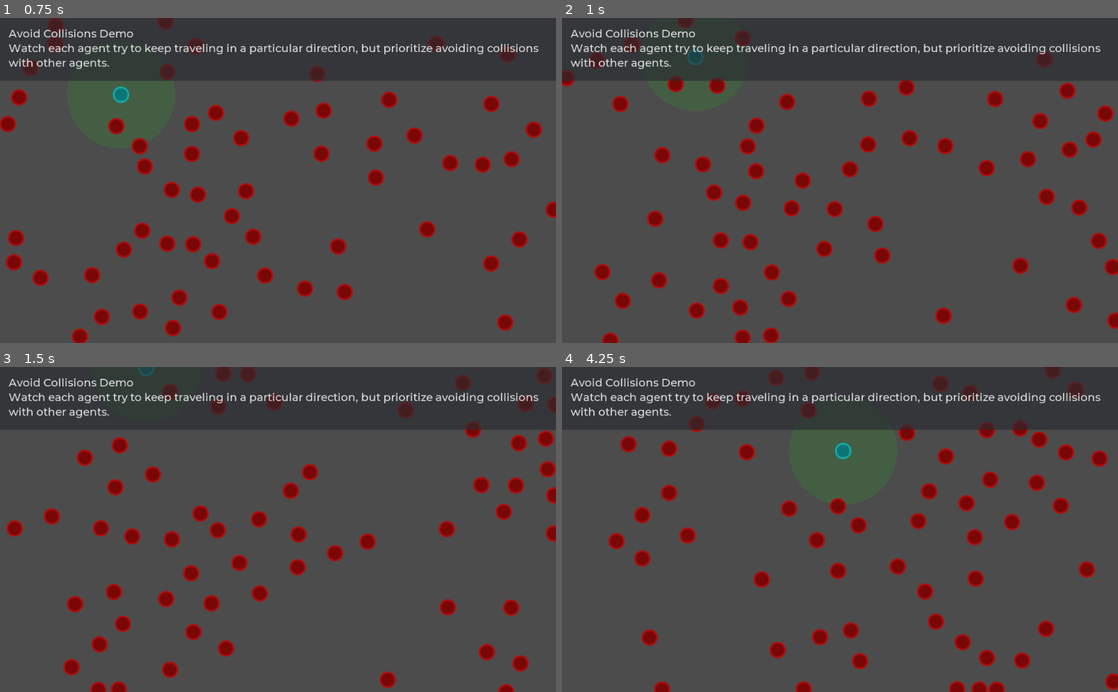
Above: before the commit, frames 1-4 (two rows, left to right).
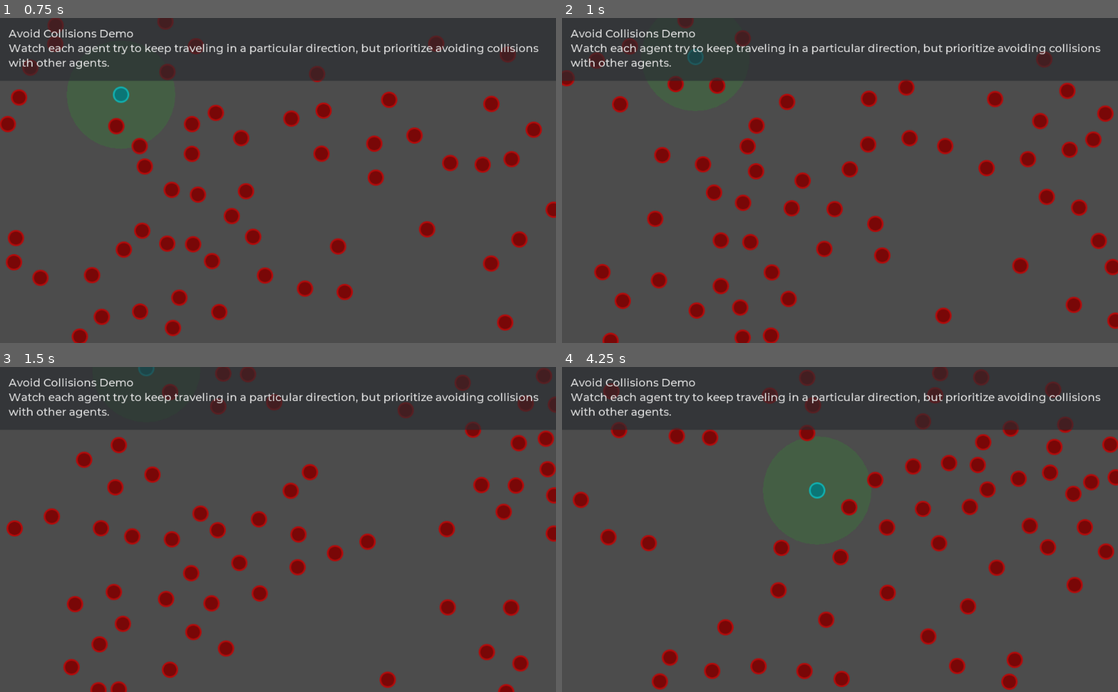
Above: after the commit, the same moments.

Repository: GDQuest/godot-steering-ai-framework
Game: Godot game, scene res://demos/AvoidCollisions/AvoidCollisionsDemo.tscn
Same seed, same stepped clock (60 frames per second), same inputs: the game is played once before the commit and once after it. The project has no main scene, so this scene is started directly.
Inputs (mouse positions are in pixels of both pictures, inside the frame that each line leads up to):
- Up to frame 1 (0.75 s): move the mouse to (400, 164) at 0.52 s; hold D (sf_right) from 0.53 s (still down); click (400, 164) at 0.67 s
- Up to frame 2 (1 s): keep holding D (sf_right)
- Up to frame 3 (1.5 s): release D (sf_right) at 1.25 s; drag from (166, 545) to (250, 594) at 1.27 s
- Up to frame 4 (4.25 s): move the mouse to (895, 458) at 2.02 s; hold D (sf_right) 2.03-2.75 s; drag from (812, 594) to (673, 480) at 2.77 s; move the mouse to (1006, 578) at 3.52 s; hold A (sf_left) from 3.53 s (still down)

Frame 1 is identical in both runs. In frame 2, less than 0.1% of the frame differs, in the area x 7-14%, y 5-100%; in frame 3, 0.1%; in frame 4, 12%, in the area x 1-100%, y 0-100%.

Commit message:
Fix bug for collision avoid direction reversed
Once the agent was close enough to a neighbor, it tried to get closer
instead of away.

Diff:
--- a/project/src/Behaviors/GSTAvoidCollisions.gd
+++ b/project/src/Behaviors/GSTAvoidCollisions.gd
@@ -32,8 +32,9 @@
 			acceleration.linear = first_neighbor.position - agent.position
 		else:
 			acceleration.linear = first_relative_position + (first_relative_velocity * shortest_time)
-			acceleration.linear = acceleration.linear.normalized() * -agent.max_linear_acceleration
-			acceleration.angular = 0
+
+	acceleration.linear = acceleration.linear.normalized() * -agent.max_linear_acceleration
+	acceleration.angular = 0
 
 	return acceleration
 
